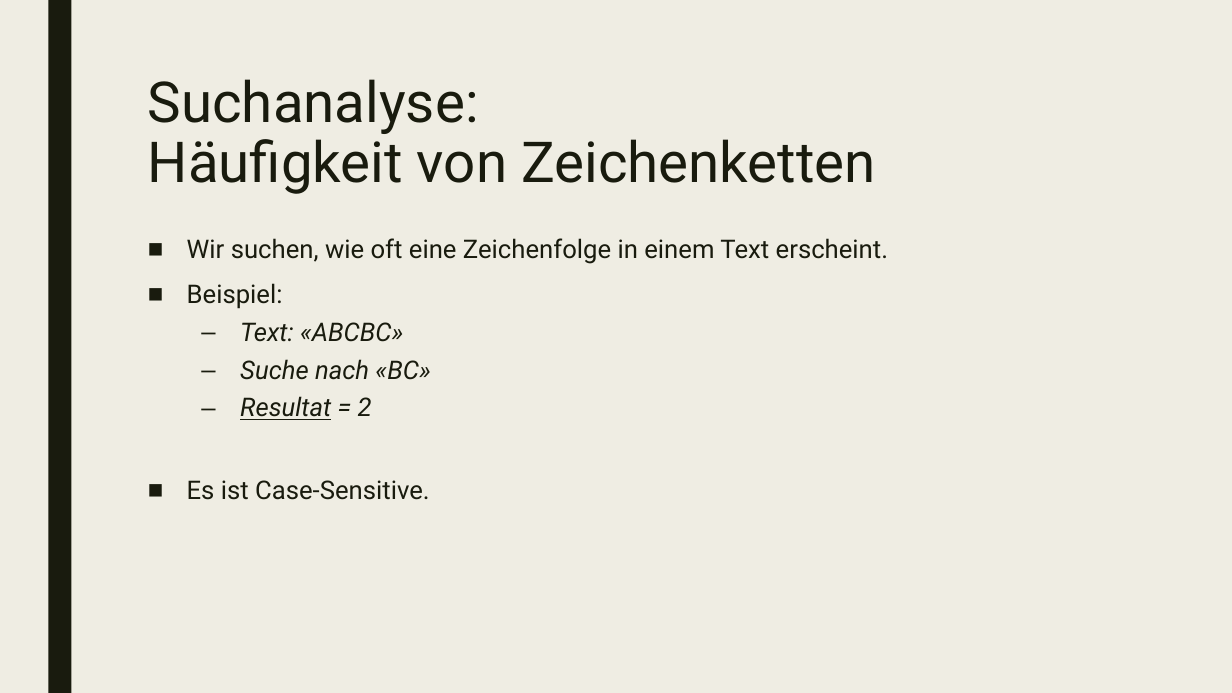
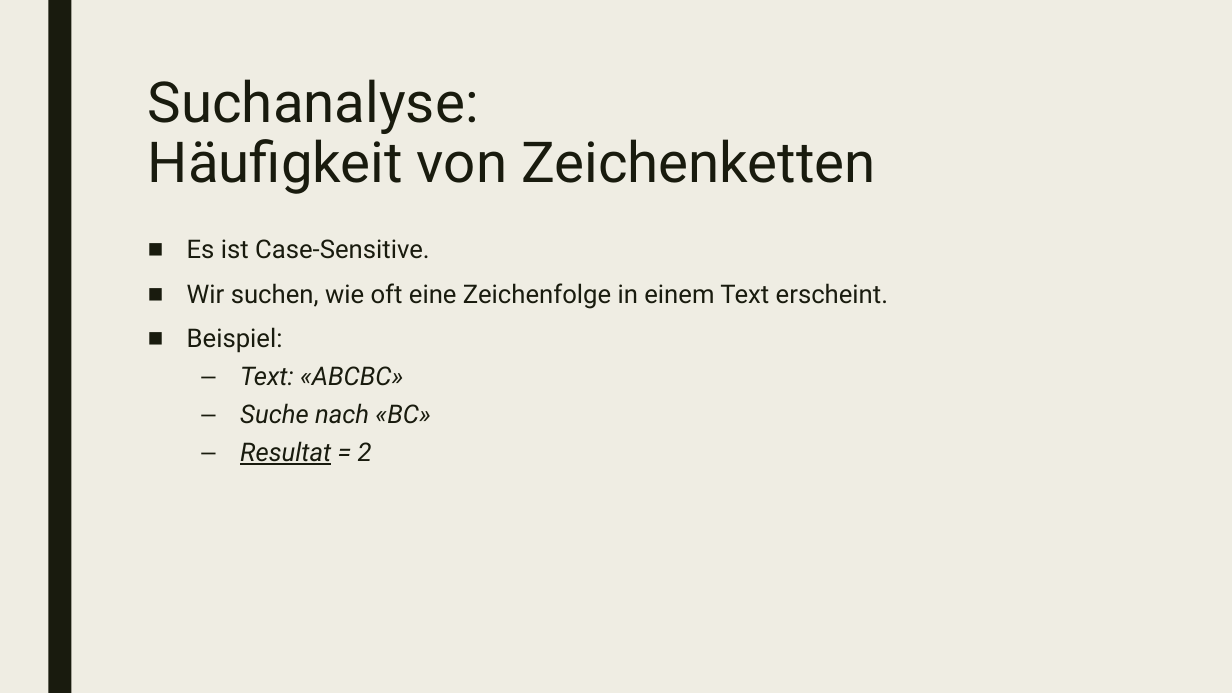
Before and after one commit to TIATIP-24-A-a/TUBI_PEFI_MAUN_Suchen, a slide deck: slide 3 of Suchen_Präsi.pptx. Drawn at 1232x693 pixels with LibreOffice and Linux fonts; fonts in the diff are those of the drawing. Boxes give left, top, right and bottom in pixels: in the first picture for what was removed or moved away, otherwise in the second. Text is boxed around its words. In the diff, an @@ line names an element or a change of style, - is before the commit and + after.

Commit message:
PPT aktualisiert

```diff
--- a/Suchen_Präsi.pptx
+++ b/Suchen_Präsi.pptx
@@ text at box(187, 239, 430, 259): paragraph added @@
+■ Es ist Case-Sensitive.
@@ text at box(187, 480, 430, 500): paragraph removed @@
-■ Es ist Case-Sensitive.
```
